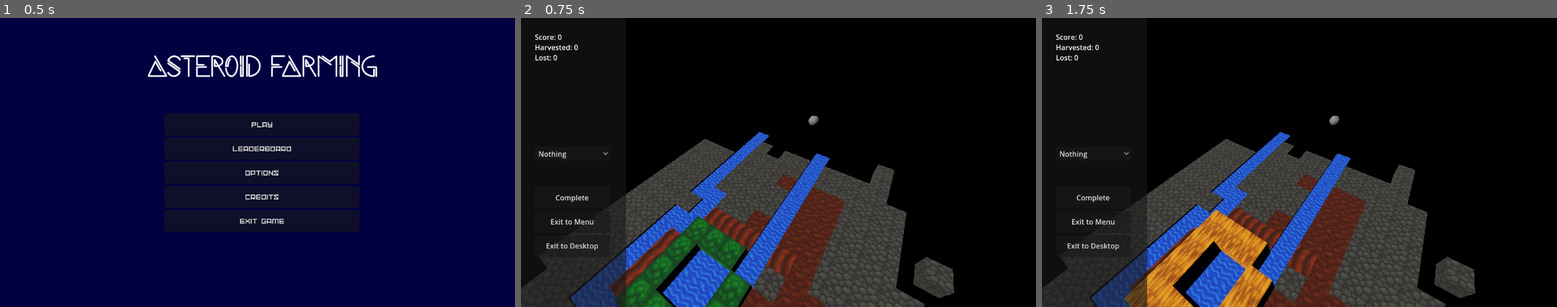
Above: before the commit, frames 1-3 (left to right).
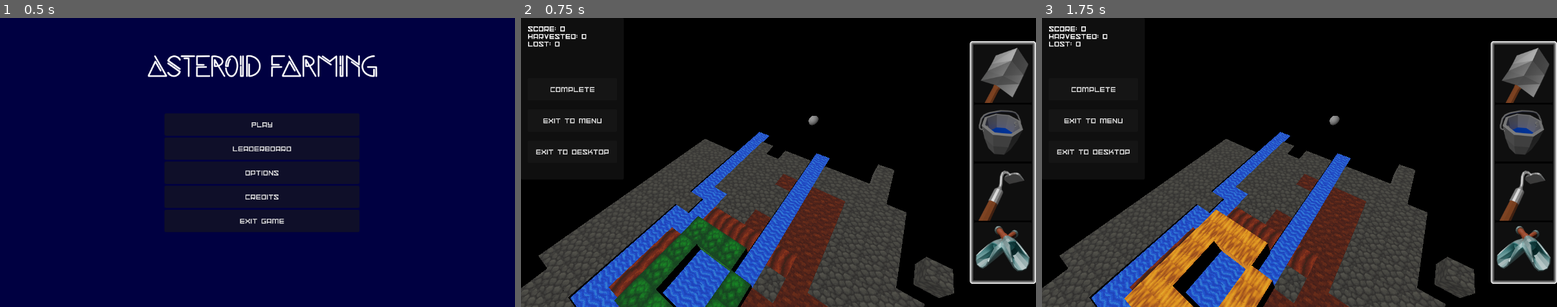
Above: after the commit, the same moments.

Repository: 100-Devs-1-Game/AsteroidFarming
Game: Godot game, scene res://scenes/main_program.tscn
Same seed, same stepped clock (60 frames per second), same inputs: the game is played once before the commit and once after it.
Inputs (mouse positions are in pixels of both pictures, inside the frame that each line leads up to):
- Up to frame 1 (0.5 s): no input
- Up to frame 2 (0.75 s): click "Play" at 0.5 s
- Up to frame 3 (1.75 s): click (1299, 162) at 1.25 s

Frame 1 is identical in both runs. In frame 2, 9.1% of the frame differs, in the area x 0-100%, y 2-100%; in frame 3, 9.1%.

Commit message:
UI overhaul

Diff:
--- a/src/scenes/af_game_menu.tscn
+++ b/src/scenes/af_game_menu.tscn
@@ -1,9 +1,28 @@
-[gd_scene load_steps=3 format=3 uid="uid://608a11f00jrg"]
+[gd_scene load_steps=10 format=3 uid="uid://608a11f00jrg"]
 
 [ext_resource type="Script" uid="uid://cxgh2n1oayxjt" path="res://scenes/game_menu.gd" id="1_ks0v2"]
 [ext_resource type="Script" uid="uid://bcoel4y5j5jap" path="res://scenes/display_score.gd" id="2_5iet5"]
+[ext_resource type="FontFile" uid="uid://rm8deh0nxdgw" path="res://fonts/space-madness-font/SpaceMadness-2R6v.ttf" id="2_jhgdl"]
+[ext_resource type="PackedScene" uid="uid://cy3eyu8gfyu1n" path="res://scenes/hotbar_button.tscn" id="3_6q850"]
+[ext_resource type="Texture2D" uid="uid://dgk6xtqgni6vv" path="res://assets/art/shovel_icon.png" id="4_a6tct"]
+[ext_resource type="Texture2D" uid="uid://b7fhm22gog55y" path="res://assets/art/bucket_icon.png" id="5_jhgdl"]
+[ext_resource type="Texture2D" uid="uid://d0kdng5s0glbr" path="res://assets/art/hoe_icon.png" id="6_3mtdm"]
+[ext_resource type="Texture2D" uid="uid://vfaiwwpl7ne4" path="res://assets/art/collector_icon.png" id="7_5ou5n"]
 
-[node name="Game Menu" type="Control" node_paths=PackedStringArray("score_node", "tools")]
+[sub_resource type="StyleBoxFlat" id="StyleBoxFlat_20eqh"]
+bg_color = Color(0.6, 0.6, 0.6, 0)
+border_width_left = 10
+border_width_top = 10
+border_width_right = 10
+border_width_bottom = 10
+border_color = Color(0.973535, 0.973535, 0.973535, 1)
+border_blend = true
+corner_radius_top_left = 5
+corner_radius_top_right = 5
+corner_radius_bottom_right = 5
+corner_radius_bottom_left = 5
+
+[node name="Game Menu" type="Control" node_paths=PackedStringArray("score_node")]
 layout_mode = 3
 anchors_preset = 15
 anchor_right = 1.0
@@ -11,8 +30,7 @@
 grow_horizontal = 2
 grow_vertical = 2
 script = ExtResource("1_ks0v2")
-score_node = NodePath("Sidebar/VBoxContainer/DisplayScore")
-tools = NodePath("Sidebar/VBoxContainer/Tools")
+score_node = NodePath("Sidebar/MarginContainer/VBoxContainer/DisplayScore")
 
 [node name="Button" type="Button" parent="."]
 self_modulate = Color(1, 1, 1, 0)
@@ -23,53 +41,92 @@
 grow_horizontal = 2
 grow_vertical = 2
 
-[node name="Sidebar" type="Panel" parent="."]
-layout_mode = 0
-anchor_right = 0.203993
-anchor_bottom = 1.0
+[node name="Sidebar" type="PanelContainer" parent="."]
+layout_mode = 1
+offset_right = 125.0
+offset_bottom = 362.0
+
+[node name="MarginContainer" type="MarginContainer" parent="Sidebar"]
+layout_mode = 2
+theme_override_constants/margin_left = 15
+theme_override_constants/margin_top = 15
+theme_override_constants/margin_right = 15
+theme_override_constants/margin_bottom = 15
+
+[node name="VBoxContainer" type="VBoxContainer" parent="Sidebar/MarginContainer"]
+layout_mode = 2
+theme_override_constants/separation = 20
 metadata/_edit_use_anchors_ = true
 
-[node name="VBoxContainer" type="VBoxContainer" parent="Sidebar"]
-layout_mode = 0
-anchor_left = 0.131915
-anchor_top = 0.0478395
-anchor_right = 0.851064
-anchor_bottom = 0.95216
-metadata/_edit_use_anchors_ = true
-
-[node name="DisplayScore" type="RichTextLabel" parent="Sidebar/VBoxContainer"]
-custom_minimum_size = Vector2(0, 200)
+[node name="DisplayScore" type="RichTextLabel" parent="Sidebar/MarginContainer/VBoxContainer"]
+custom_minimum_size = Vector2(200, 100)
 layout_mode = 2
+theme_override_fonts/normal_font = ExtResource("2_jhgdl")
 script = ExtResource("2_5iet5")
 
-[node name="Control" type="Control" parent="Sidebar/VBoxContainer"]
+[node name="End Game" type="Button" parent="Sidebar/MarginContainer/VBoxContainer"]
 custom_minimum_size = Vector2(0, 50)
 layout_mode = 2
+theme_override_fonts/font = ExtResource("2_jhgdl")
+text = "Complete"
 
-[node name="Tools" type="OptionButton" parent="Sidebar/VBoxContainer"]
+[node name="Exit to Menu" type="Button" parent="Sidebar/MarginContainer/VBoxContainer"]
+custom_minimum_size = Vector2(0, 50)
+layout_mode = 2
+theme_override_fonts/font = ExtResource("2_jhgdl")
+text = "Exit to Menu"
+
+[node name="Exit to Desktop" type="Button" parent="Sidebar/MarginContainer/VBoxContainer"]
+custom_minimum_size = Vector2(0, 50)
+layout_mode = 2
+theme_override_fonts/font = ExtResource("2_jhgdl")
+text = "Exit to Desktop"
+
+[node name="Hotbar" type="PanelContainer" parent="."]
+layout_mode = 1
+anchors_preset = 6
+anchor_left = 1.0
+anchor_top = 0.5
+anchor_right = 1.0
+anchor_bottom = 0.5
+offset_left = -148.0
+offset_top = -272.0
+offset_bottom = 272.0
+grow_horizontal = 0
+grow_vertical = 2
+theme_override_styles/panel = SubResource("StyleBoxFlat_20eqh")
+
+[node name="MarginContainer" type="MarginContainer" parent="Hotbar"]
 layout_mode = 2
 
-[node name="Control2" type="Control" parent="Sidebar/VBoxContainer"]
-custom_minimum_size = Vector2(0, 50)
+[node name="VBoxContainer" type="VBoxContainer" parent="Hotbar/MarginContainer"]
 layout_mode = 2
 
-[node name="End Game" type="Button" parent="Sidebar/VBoxContainer"]
-custom_minimum_size = Vector2(0, 50)
+[node name="HotbarButton" parent="Hotbar/MarginContainer/VBoxContainer" instance=ExtResource("3_6q850")]
 layout_mode = 2
-text = "Complete"
+tool_index = 1
+texture = ExtResource("4_a6tct")
 
-[node name="Exit to Menu" type="Button" parent="Sidebar/VBoxContainer"]
-custom_minimum_size = Vector2(0, 50)
+[node name="HotbarButton2" parent="Hotbar/MarginContainer/VBoxContainer" instance=ExtResource("3_6q850")]
 layout_mode = 2
-text = "Exit to Menu"
+tool_index = 2
+texture = ExtResource("5_jhgdl")
 
-[node name="Exit to Desktop" type="Button" parent="Sidebar/VBoxContainer"]
-custom_minimum_size = Vector2(0, 50)
+[node name="HotbarButton3" parent="Hotbar/MarginContainer/VBoxContainer" instance=ExtResource("3_6q850")]
 layout_mode = 2
-text = "Exit to Desktop"
+tool_index = 3
+texture = ExtResource("6_3mtdm")
+
+[node name="HotbarButton4" parent="Hotbar/MarginContainer/VBoxContainer" instance=ExtResource("3_6q850")]
+layout_mode = 2
+tool_index = 4
+texture = ExtResource("7_5ou5n")
 
 [connection signal="pressed" from="Button" to="." method="interact_with_game"]
-[connection signal="item_selected" from="Sidebar/VBoxContainer/Tools" to="." method="_on_tools_item_selected"]
-[connection signal="pressed" from="Sidebar/VBoxContainer/End Game" to="." method="_on_end_game_pressed"]
-[connection signal="pressed" from="Sidebar/VBoxContainer/Exit to Menu" to="." method="_on_exit_to_menu_pressed"]
-[connection signal="pressed" from="Sidebar/VBoxContainer/Exit to Desktop" to="." method="_on_exit_to_desktop_pressed"]
+[connection signal="pressed" from="Sidebar/MarginContainer/VBoxContainer/End Game" to="." method="_on_end_game_pressed"]
+[connection signal="pressed" from="Sidebar/MarginContainer/VBoxContainer/Exit to Menu" to="." method="_on_exit_to_menu_pressed"]
+[connection signal="pressed" from="Sidebar/MarginContainer/VBoxContainer/Exit to Desktop" to="." method="_on_exit_to_desktop_pressed"]
+[connection signal="tool_selected" from="Hotbar/MarginContainer/VBoxContainer/HotbarButton" to="." method="_on_tools_item_selected"]
+[connection signal="tool_selected" from="Hotbar/MarginContainer/VBoxContainer/HotbarButton2" to="." method="_on_tools_item_selected"]
+[connection signal="tool_selected" from="Hotbar/MarginContainer/VBoxContainer/HotbarButton3" to="." method="_on_tools_item_selected"]
+[connection signal="tool_selected" from="Hotbar/MarginContainer/VBoxContainer/HotbarButton4" to="." method="_on_tools_item_selected"]
--- a/src/scenes/game_menu.gd
+++ b/src/scenes/game_menu.gd
@@ -7,19 +7,7 @@
 signal sig_choose_tool(ind: int)
 @export var score_node: DisplayScore
 
-@export var tools: OptionButton
 
-# Called when the node enters the scene tree for the first time.
-func _ready() -> void:
-	tools.clear()
-	for name in FarmConstants.TOOL_NAMES:
-		tools.add_item(name)
-	pass # Replace with function body.
-
-
-# Called every frame. 'delta' is the elapsed time since the previous frame.
-func _process(delta: float) -> void:
-	pass
 
 func interact_with_game():
 	sig_interact.emit()
--- /dev/null
+++ b/src/scenes/hotbar_button.gd
@@ -0,0 +1,18 @@
+extends Button
+
+signal tool_selected(index: int)
+
+@export var tool_index: int
+@export var texture: Texture2D
+
+@onready var texture_rect: TextureRect = $TextureRect
+
+
+
+func _ready() -> void:
+	pressed.connect(_on_pressed)
+	texture_rect.texture = texture
+
+
+func _on_pressed() -> void:
+	tool_selected.emit(tool_index)
--- /dev/null
+++ b/src/scenes/hotbar_button.tscn
@@ -0,0 +1,14 @@
+[gd_scene load_steps=3 format=3 uid="uid://cy3eyu8gfyu1n"]
+
+[ext_resource type="Texture2D" uid="uid://b7fhm22gog55y" path="res://assets/art/bucket_icon.png" id="1_dxgyy"]
+[ext_resource type="Script" uid="uid://fj5r1j88axxh" path="res://scenes/hotbar_button.gd" id="1_onmbr"]
+
+[node name="HotbarButton" type="Button"]
+custom_minimum_size = Vector2(128, 128)
+script = ExtResource("1_onmbr")
+
+[node name="TextureRect" type="TextureRect" parent="."]
+layout_mode = 0
+offset_right = 40.0
+offset_bottom = 40.0
+texture = ExtResource("1_dxgyy")
Binary file added: src/assets/art/bucket_icon.png
Not shown, added: src/assets/art/bucket_icon.png.import
Binary file added: src/assets/art/collector_icon.png
Not shown, added: src/assets/art/collector_icon.png.import
Binary file added: src/assets/art/hoe_icon.png
Not shown, added: src/assets/art/hoe_icon.png.import
Binary file added: src/assets/art/shovel_icon.png
Not shown, added: src/assets/art/shovel_icon.png.import
Not shown, added: src/scenes/hotbar_button.gd.uid
